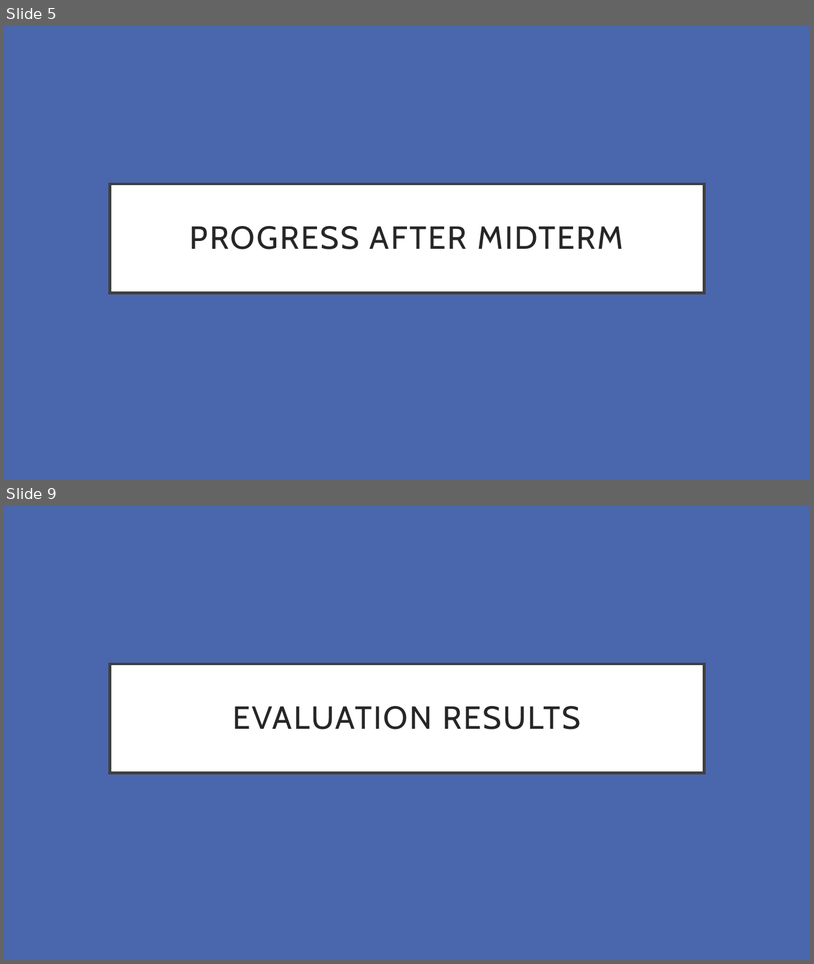
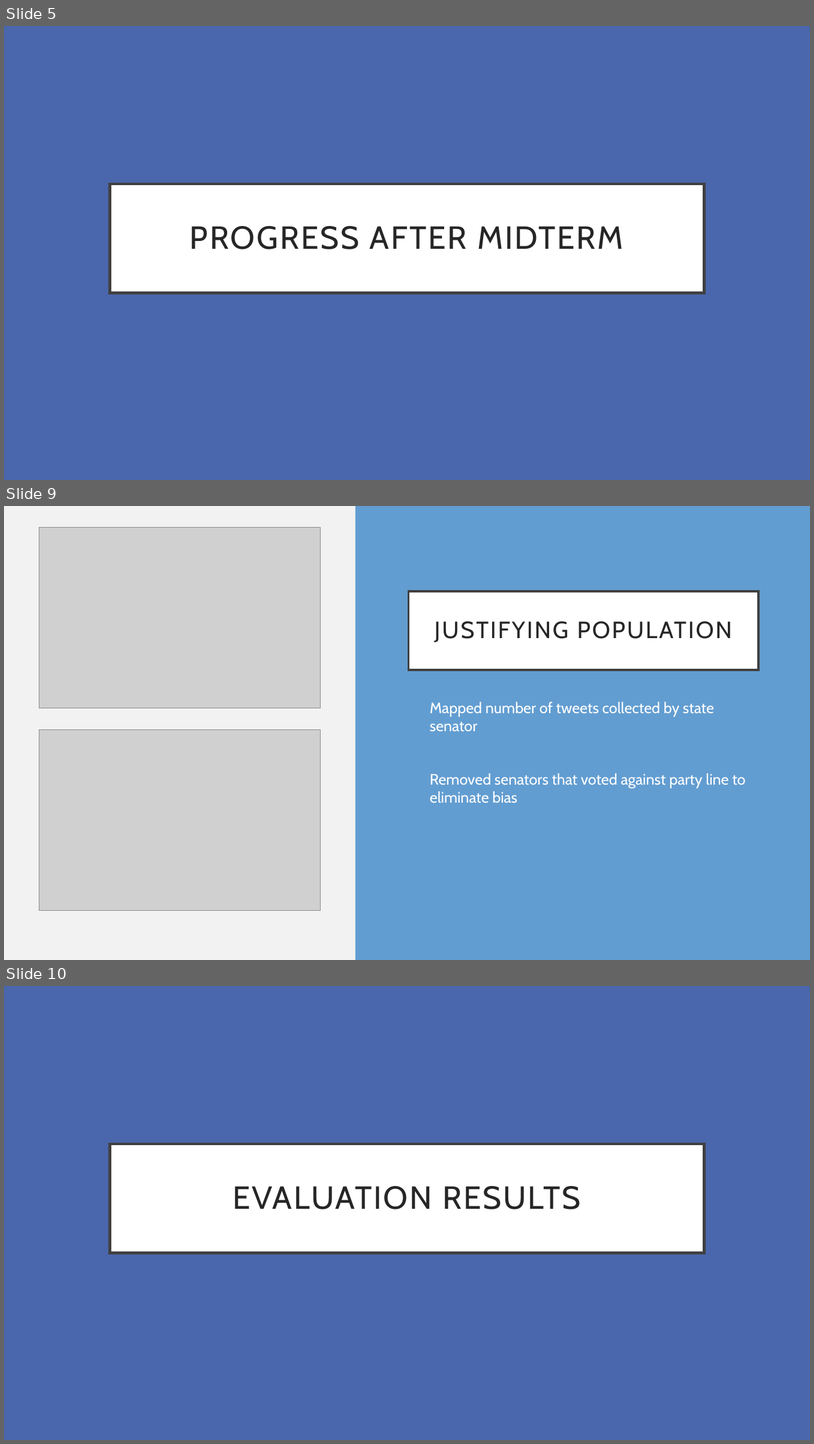
Before and after one commit to oliviaroy20/SocialSensing, a slide deck: Final Presentation.pptx. Shown one above the other, each under a label of ours: slides 5 and 9 before the commit, slides 5, 9 and 10 after it; the slides between them are not shown. The pictures are 814x964 and 814x1444 pixels, drawn with LibreOffice and Linux fonts; fonts in the diff are those of the drawing; grey boxes stand for pictures. Boxes give left, top, right and bottom in pixels: in the first picture for what was removed or moved away, otherwise in the second. Text is boxed around its words. In the diff, an @@ line names an element or a change of style, - is before the commit and + after.

```diff
--- a/Final Presentation.pptx
+++ b/Final Presentation.pptx
@@ slide 9 added at [4, 506, 810, 960], background #F2F2F2 @@
@@ rectangle added at [356, 506, 810, 960], fill #629DD1 @@
@@ picture added at [39, 527, 320, 708] @@
@@ title added at [409, 591, 759, 670], fill #FFFFFF, outline #404040 2.5 pt, 28 pt, text #262626 @@
+JUSTIFYING POPULATION
@@ text added at [430, 702, 746, 802], 18 pt, text #FFFFFF @@
+• Mapped number of tweets collected by state senator
+• Removed senators that voted against party line to eliminate bias
@@ picture added at [39, 729, 320, 910] @@
@@ what was slide 9 is now slide 10 @@
```
Also in this commit, not shown: 2 slides changed, 5 other slides added, 6 slides removed, 3 other files.
